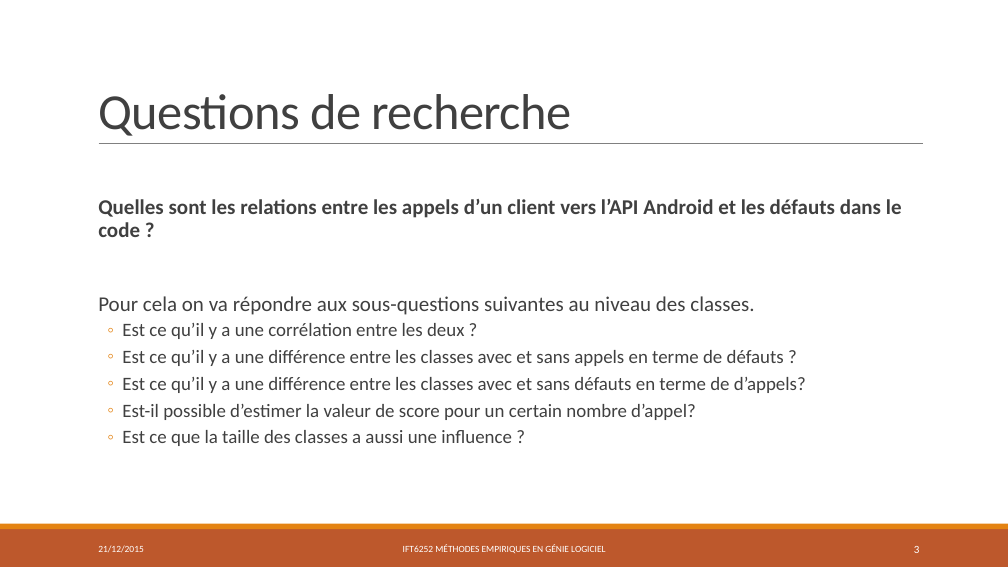
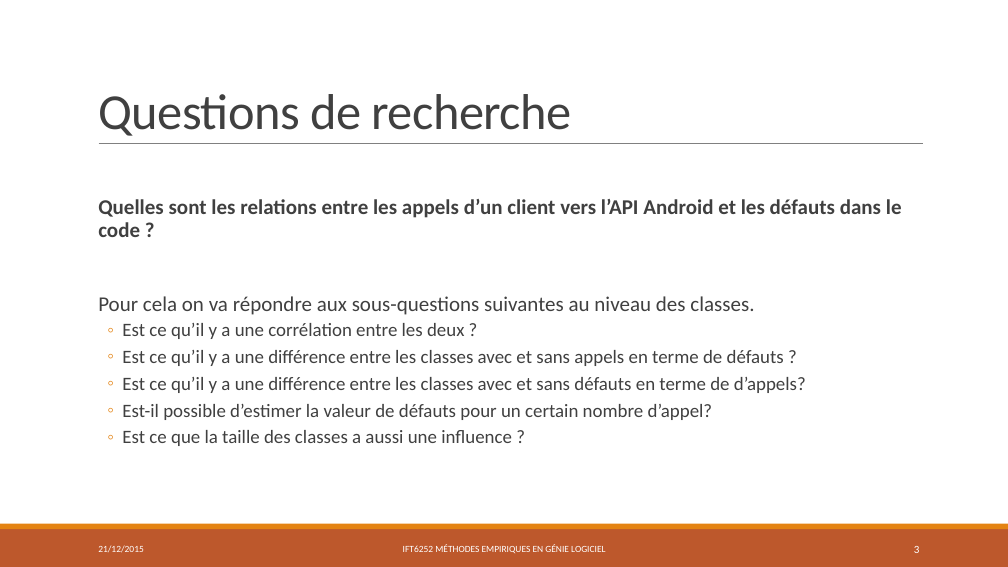
Before and after one commit to PierreGe/Android-defect-study, a slide deck: slide 3 of rapport/presentation/final.pptx. Drawn at 1008x567 pixels with LibreOffice and Linux fonts; fonts in the diff are those of the drawing. Boxes give left, top, right and bottom in pixels: in the first picture for what was removed or moved away, otherwise in the second. Text is boxed around its words. In the diff, an @@ line names an element or a change of style, - is before the commit and + after.

```diff
--- a/rapport/presentation/final.pptx
+++ b/rapport/presentation/final.pptx
@@ text at (x1=122, y1=404, x2=713, y2=420): text changed @@
-  ◦ Est-il possible d’estimer la valeur de score pour un certain nombre d’appel?
+  ◦ Est-il possible d’estimer la valeur de défauts pour un certain nombre d’appel?
```
Also in this commit, not shown: 13 other slides changed, 1 other file.
